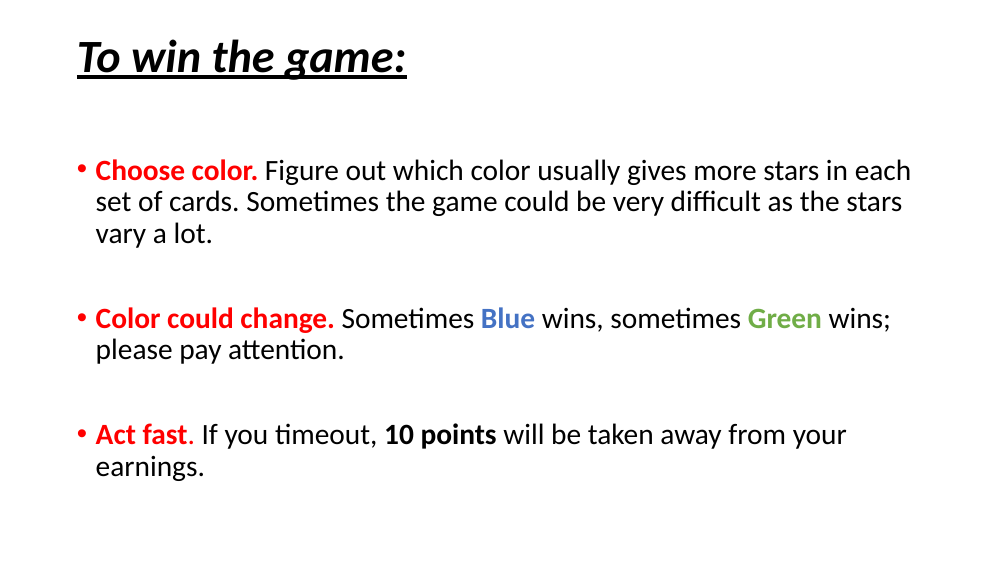
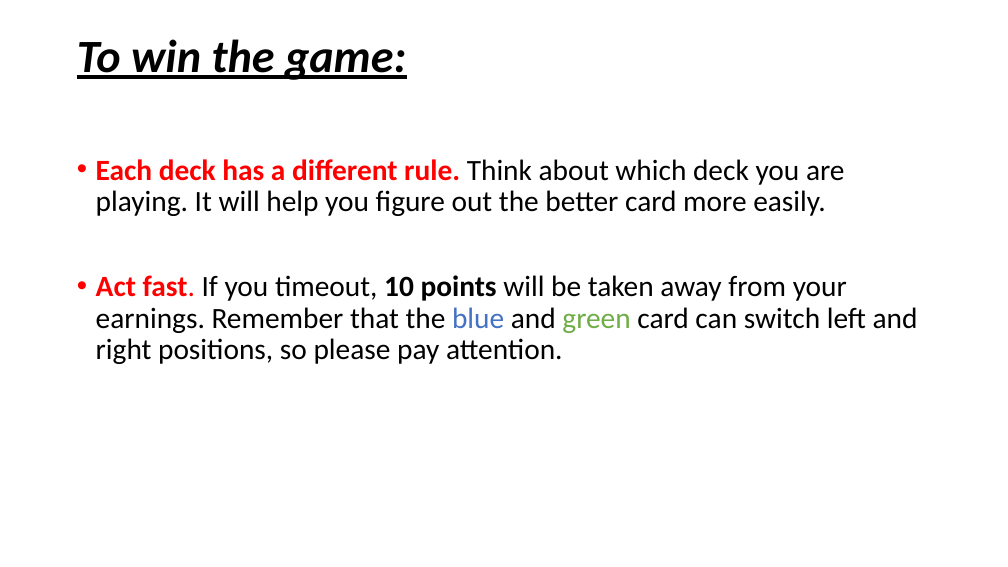
Before and after one commit to LillianXu2019/LUX-RL, a slide deck: slide 23 of images/task_instructions_lux.pptx. Drawn at 1008x567 pixels with LibreOffice and Linux fonts; fonts in the diff are those of the drawing. Boxes give left, top, right and bottom in pixels: in the first picture for what was removed or moved away, otherwise in the second. Text is boxed around its words. In the diff, an @@ line names an element or a change of style, - is before the commit and + after.

```diff
--- a/images/task_instructions_lux.pptx
+++ b/images/task_instructions_lux.pptx
@@ text at [96,159,918,364]: text changed @@
-• Choose color. Figure out which color usually gives more stars in each set of cards. Sometimes the game could be very difficult as the stars vary a lot.
-• Color could change. Sometimes Blue wins, sometimes Green wins; please pay attention.
-• Act fast. If you timeout, 10 points will be taken away from your earnings.
+• Each deck has a different rule. Think about which deck you are playing. It will help you figure out the better card more easily.
+• Act fast. If you timeout, 10 points will be taken away from your earnings. Remember that the blue and green card can switch left and right positions, so please pay attention.
```
Also in this commit, not shown: 7 other slides changed, 7 slides added, 2 slides removed, 19 other files.
